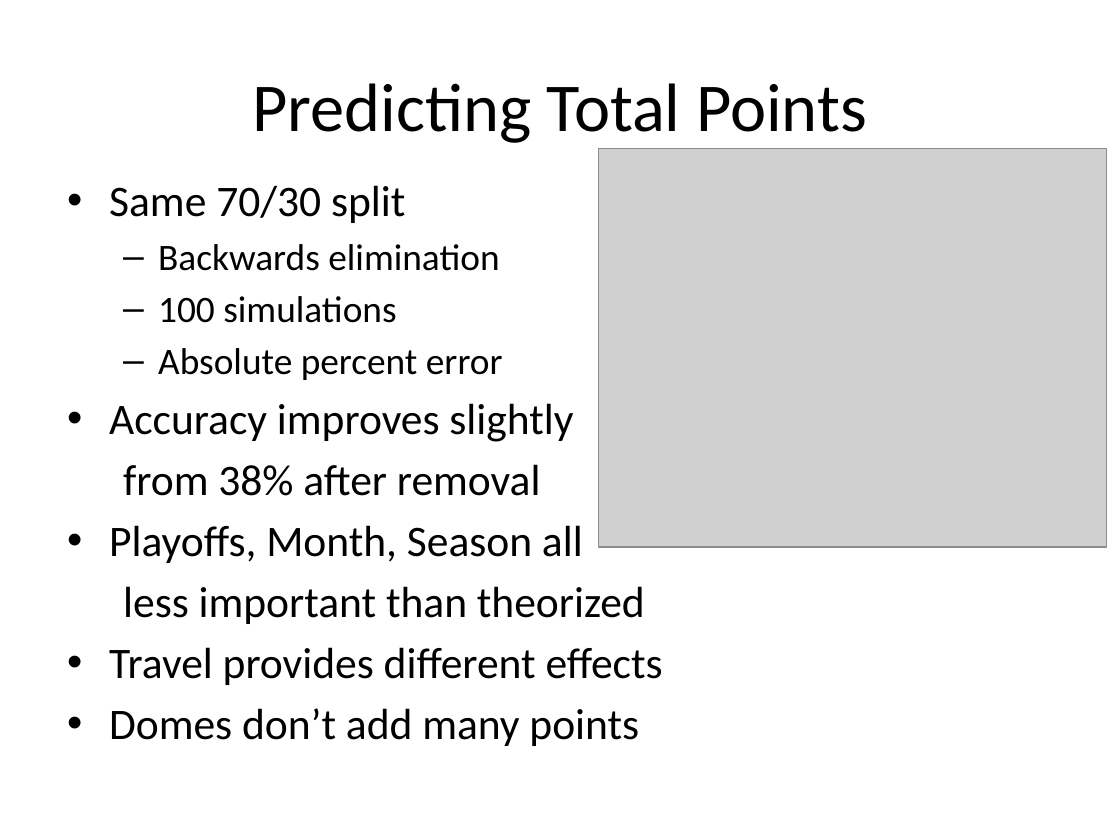
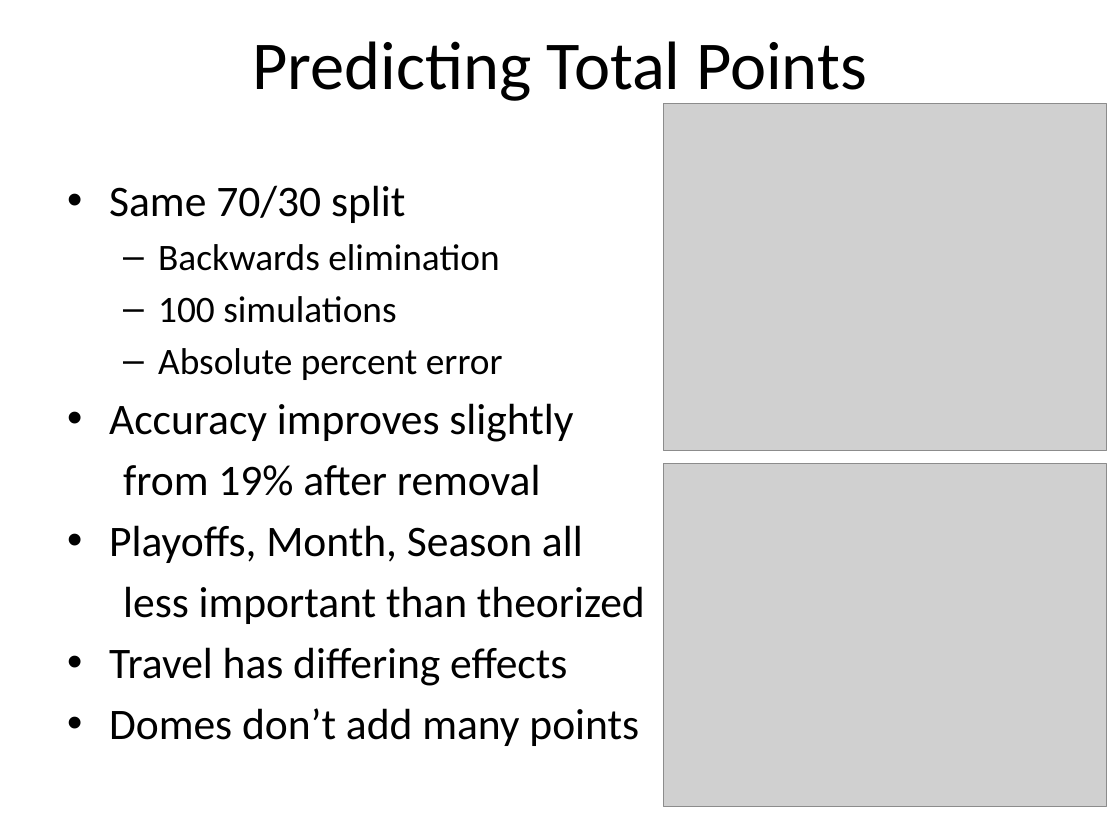
Before and after one commit to Patdog86/GA_NFL, a slide deck: slide 5 of Understanding the NFL.pptx. Drawn at 1120x840 pixels with LibreOffice and Linux fonts; fonts in the diff are those of the drawing; grey boxes stand for pictures; background and template pictures are left out. Boxes give left, top, right and bottom in pixels: in the first picture for what was removed or moved away, otherwise in the second. Text is boxed around its words. In the diff, an @@ line names an element or a change of style, - is before the commit and + after.

Commit message:
Fixed typos

```diff
--- a/Understanding the NFL.pptx
+++ b/Understanding the NFL.pptx
@@ title "Predicting Total Points" rewrapped from bbox=[252, 83, 867, 143] to bbox=[252, 41, 867, 106] @@
@@ picture: place and size @@
-picture at bbox=[598, 148, 1105, 547]
+picture at bbox=[663, 103, 1105, 451]
@@ text at bbox=[123, 464, 541, 496]: text changed @@
-from 38% after removal
+from 19% after removal
@@ picture added at bbox=[663, 464, 1105, 808] @@
@@ text at bbox=[109, 647, 567, 686]: text changed @@
-• Travel provides different effects
+• Travel has differing effects
```
Also in this commit, not shown: 5 other slides changed, 1 slide added.
